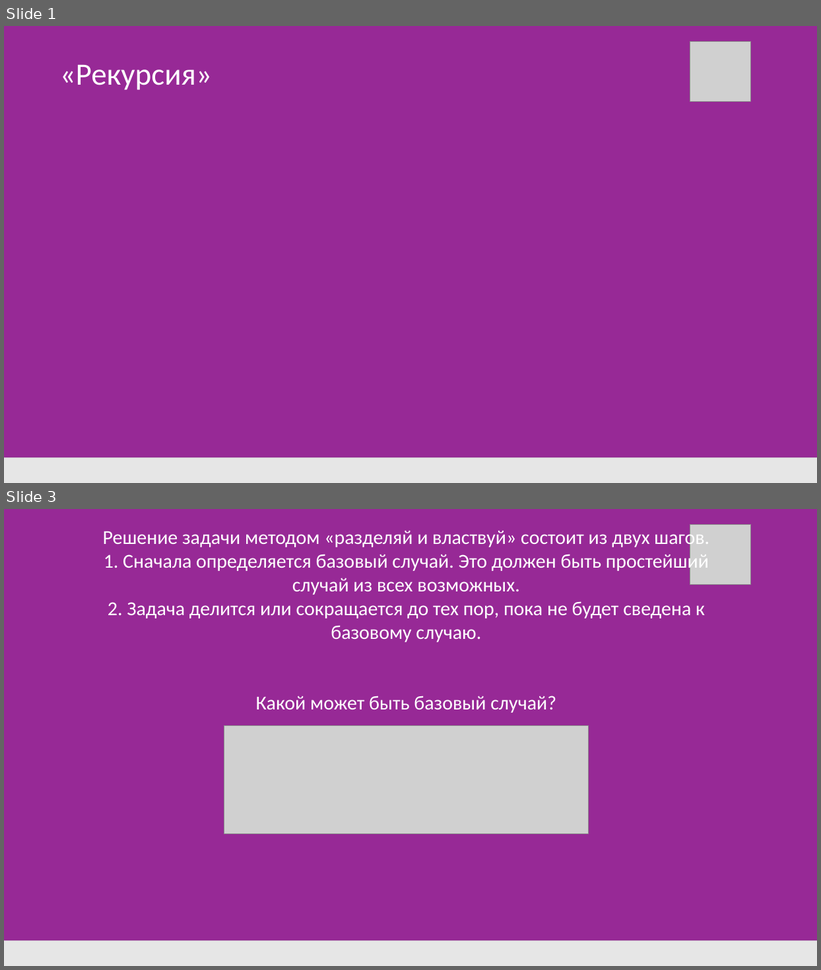
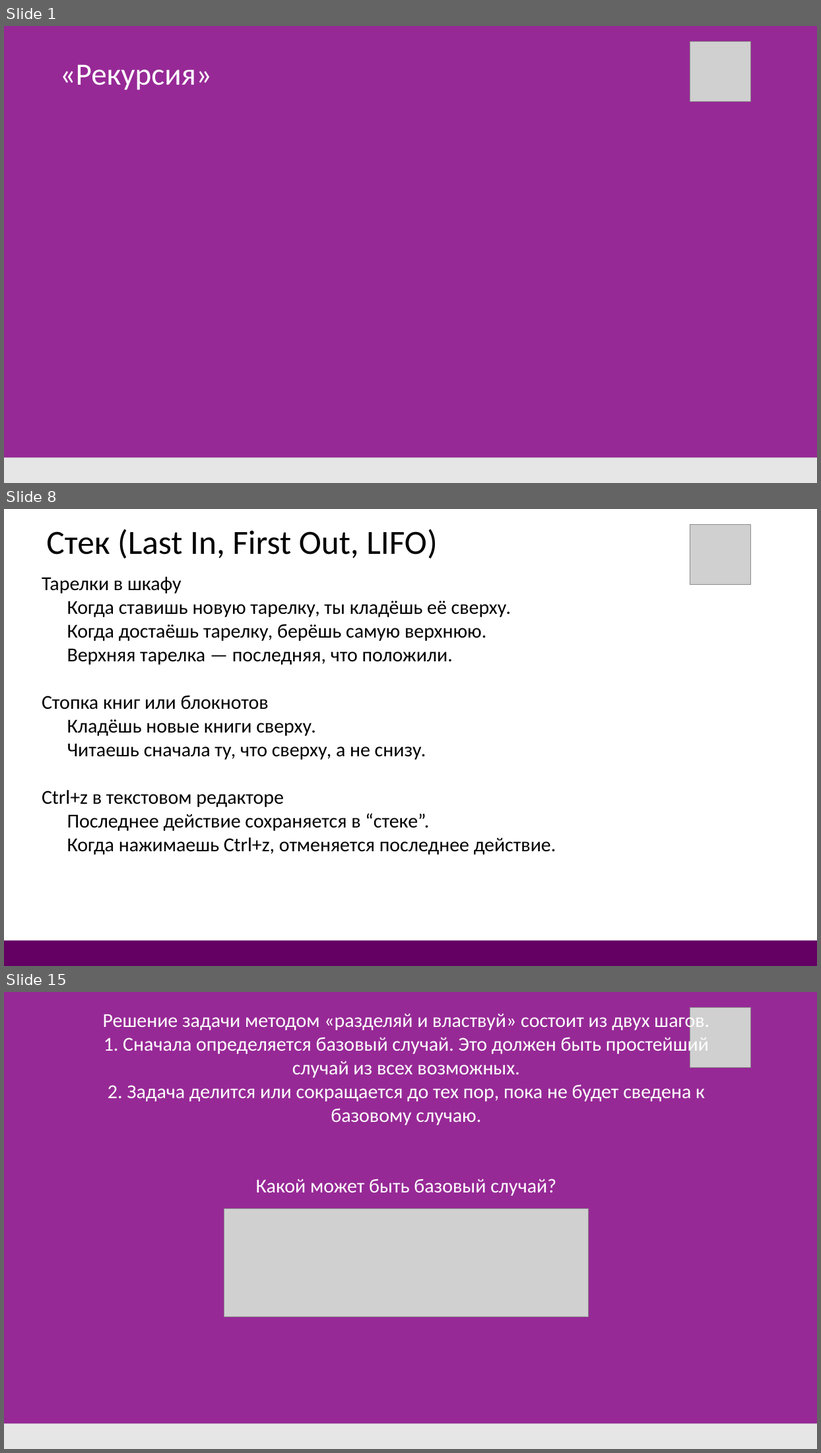
Before and after one commit to DonRobot-all/Algorithmic_training, a slide deck: 5. Рекурсия.pptx. Shown one above the other, each under a label of ours: slides 1 and 3 before the commit, slides 1, 8 and 15 after it; the slides between them are not shown. The pictures are 821x970 and 821x1453 pixels, drawn with LibreOffice and Linux fonts; fonts in the diff are those of the drawing; grey boxes stand for pictures. Boxes give left, top, right and bottom in pixels: in the first picture for what was removed or moved away, otherwise in the second. Text is boxed around its words. In the diff, an @@ line names an element or a change of style, - is before the commit and + after.

```diff
--- a/5. Рекурсия.pptx
+++ b/5. Рекурсия.pptx
@@ slide 8 added at bbox=[4, 509, 817, 966], background #FFFFFF @@
@@ picture added at bbox=[690, 524, 751, 584] @@
@@ text added at bbox=[46, 529, 438, 559], 48 pt, text #000000 @@
+Стек (Last In, First Out, LIFO)
@@ text added at bbox=[42, 576, 556, 855], 28 pt, text #000000 @@
+Тарелки в шкафу
+  Когда ставишь новую тарелку, ты кладёшь её сверху.
+  Когда достаёшь тарелку, берёшь самую верхнюю.
+  Верхняя тарелка — последняя, что положили.
+Стопка книг или блокнотов
+  Кладёшь новые книги сверху.
+  Читаешь сначала ту, что сверху, а не снизу.
+Ctrl+z в текстовом редакторе
+  Последнее действие сохраняется в “стеке”.
+  Когда нажимаешь Ctrl+z, отменяется последнее действие.
@@ rectangle added at bbox=[4, 941, 817, 966], fill #640064 @@
@@ what was slide 3 is now slide 15 @@
```
Also in this commit, not shown: 1 slide changed, 11 other slides added, 9 other files.
